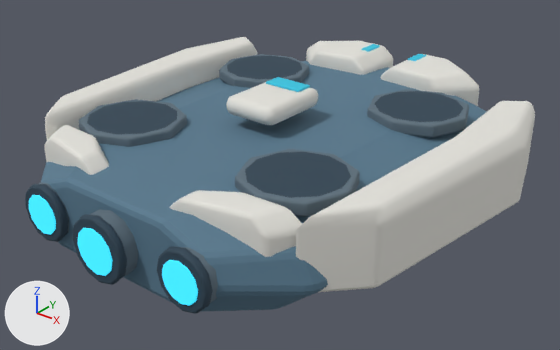
Renders of the Blender file space-battleship/dev/toon_ship/hulls/source/battleship.blend from each side of a commit.
Before and after are seen from a 50 mm camera at (5.99, -7.46, 4.3) aimed at (0.14, -0.14, -0.23). Every picture has the same lights, and +X, +Y and +Z are marked at lower left. The picture after the commit comes second.

The first picture shows 'Engine01Mesh', 'Engine02Mesh', 'Engine03Mesh', 'HullArmor'.
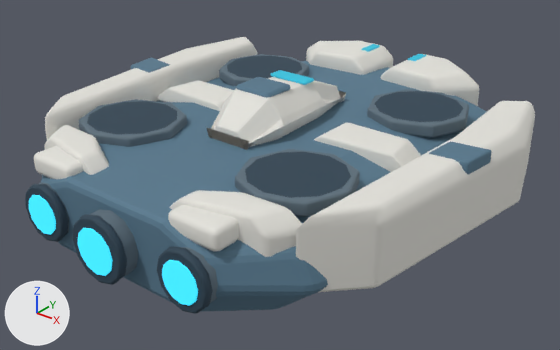
Edits to the bpy script that builds the scene:
```text
Change me_bowarmor:
    used by ob_hullarmor; parent = ob_hull; location = (0.0, 0.0, 0.0)
    remove me_bowarmor.from_pydata(...)  # 1890 vertices, 1792 faces; spans x -2.96..2.96, y -2.86..3.19, z -0.62..0.93
    add me_bowarmor.from_pydata(...)  # 2478 vertices, 2362 faces; spans x -2.96..2.96, y -2.86..3.19, z -0.62..1.05
    me_bowarmor part 1: the loose piece of 56 vertices spanning x -0.27..0.27, y 0.07..0.33, z 0.9..0.93 is scaled about its middle by (1.07, 0.76, 1.21), then moved by (0.0, 0.09, 0.08)
    me_bowarmor part 2: a new loose piece of 196 vertices spanning x -0.52..0.52, y -1.0..1.13, z 0.41..1.0, in mat_protoivory (white #e5e3dd)
    me_bowarmor part 3: a new loose piece of 84 vertices spanning x -2.1..-0.65, y -0.27..0.35, z 0.32..0.57, in mat_protoivory (white #e5e3dd)
    me_bowarmor part 4: a new loose piece of 84 vertices spanning x 0.65..2.1, y -0.27..0.35, z 0.32..0.57, in mat_protoivory (white #e5e3dd)
    me_bowarmor part 5: a new loose piece of 56 vertices spanning x -0.28..0.28, y -0.54..-0.07, z 0.96..1.05, in mat_protohullblue (blue #57798e)
    me_bowarmor part 6: a new loose piece of 56 vertices spanning x -2.83..-2.29, y -0.16..0.38, z 0.52..0.7, in mat_protohullblue (blue #57798e)
    me_bowarmor part 7: a new loose piece of 56 vertices spanning x -1.48..-0.78, y -2.8..-2.24, z 0.3..0.56, in mat_protoivory (white #e5e3dd)
    me_bowarmor part 8: a new loose piece of 56 vertices spanning x 2.29..2.83, y -0.16..0.38, z 0.52..0.7, in mat_protohullblue (blue #57798e)
    me_bowarmor part 9: a new loose piece of 56 vertices spanning x 0.78..1.48, y -2.8..-2.24, z 0.3..0.56, in mat_protoivory (white #e5e3dd)
    me_bowarmor part 10: the loose piece of 56 vertices spanning x -0.4..0.4, y -0.63..0.41, z 0.64..0.9 is deleted
```

What differs and where, as boxes (x1, y1, x2, y2) in the pictures (560 x 350 px; the box of a moved part takes in the faces that stretch with it):
'HullArmor', reshaped
    before: (41, 37, 535, 312)
    after: (34, 37, 535, 312)
part 1 of me_bowarmor, moved or reshaped
    before: (266, 77, 310, 92)
    after: (270, 70, 314, 85)
part 2 of me_bowarmor, added
    after: (206, 77, 346, 150)
part 3 of me_bowarmor, added
    after: (158, 80, 234, 111)
part 4 of me_bowarmor, added
    after: (314, 122, 421, 172)
part 5 of me_bowarmor, added (blue)
    after: (236, 77, 290, 98)
part 6 of me_bowarmor, added
    after: (131, 58, 170, 73)
part 7 of me_bowarmor, added
    after: (34, 146, 83, 179)
part 8 of me_bowarmor, added (blue)
    after: (429, 141, 492, 175)
part 9 of me_bowarmor, added
    after: (168, 205, 239, 251)
part 10 of me_bowarmor, deleted
    before: (226, 82, 318, 125)
